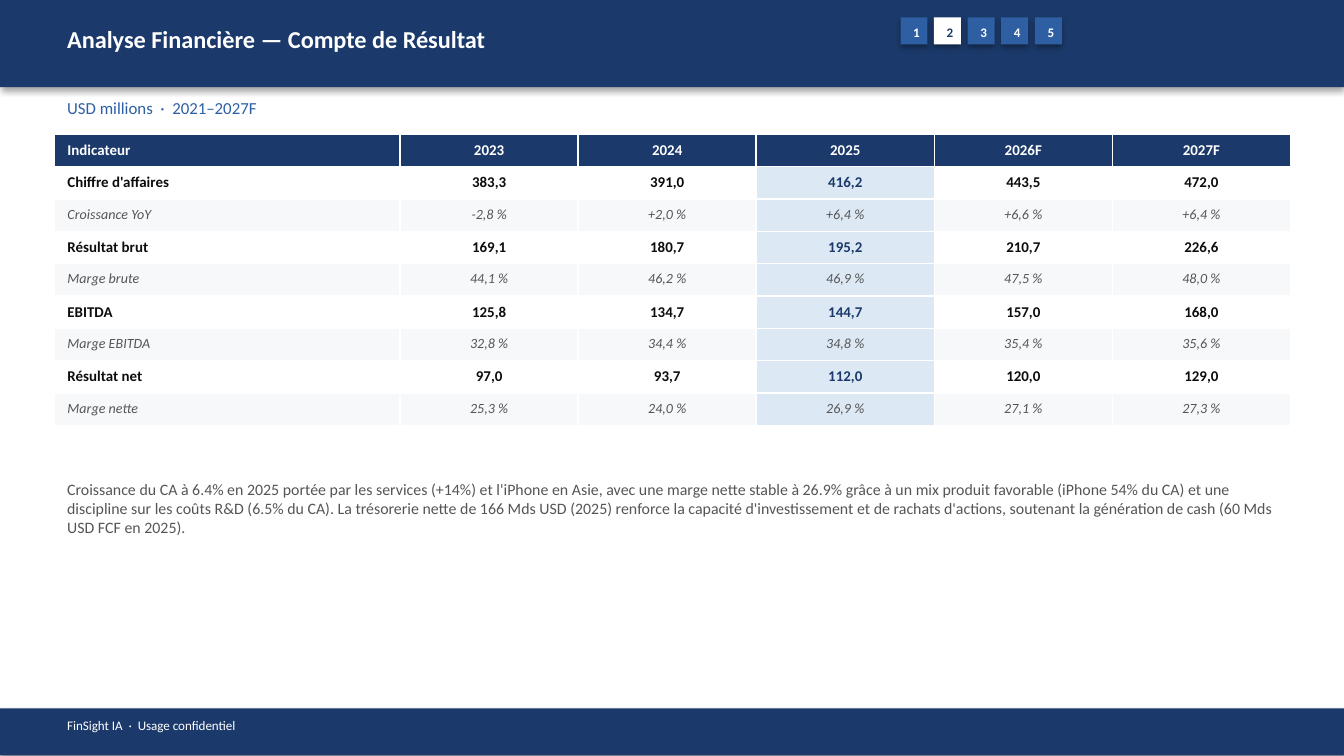
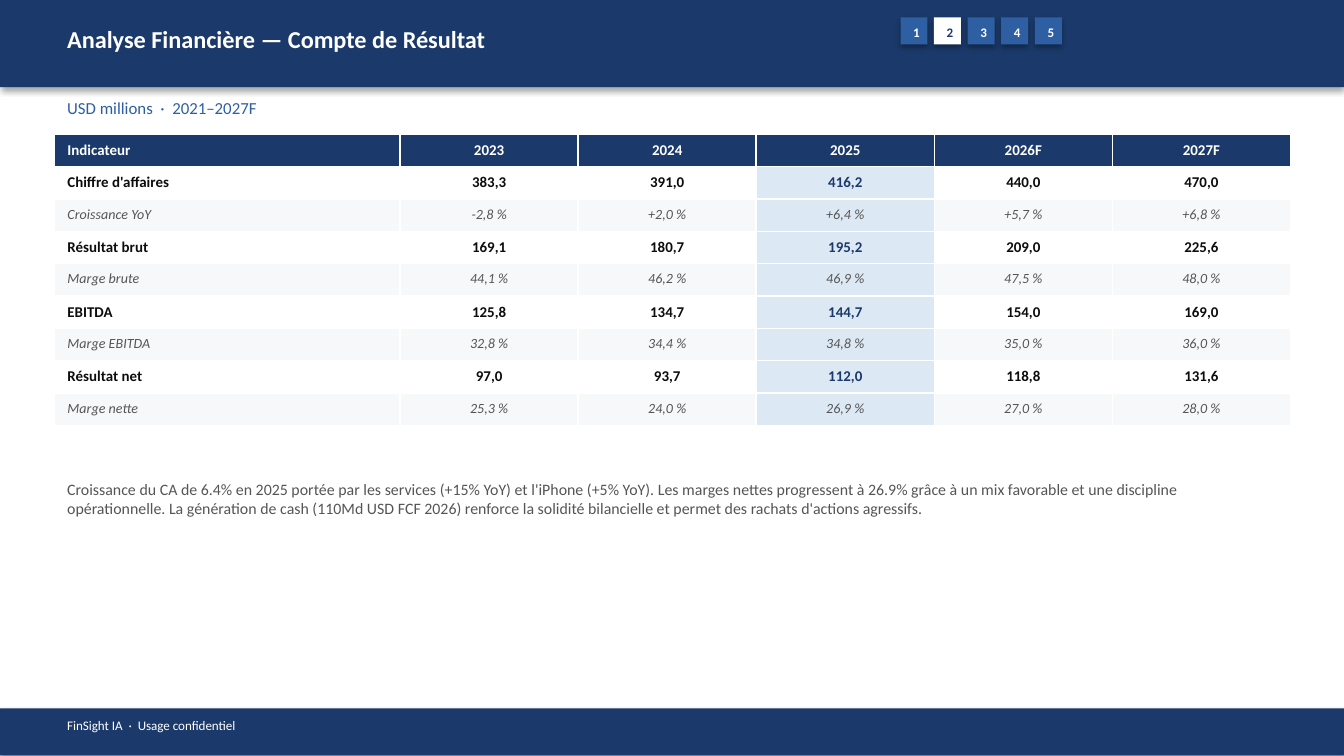
Before and after one commit to baptistejeh07-art/finsight-ia, a slide deck: slide 8 of preview/AAPL/AAPL_pitchbook.pptx. Drawn at 1344x756 pixels with LibreOffice and Linux fonts; fonts in the diff are those of the drawing. Boxes give left, top, right and bottom in pixels: in the first picture for what was removed or moved away, otherwise in the second. Text is boxed around its words. In the diff, an @@ line names an element or a change of style, - is before the commit and + after.

```diff
--- a/preview/AAPL/AAPL_pitchbook.pptx
+++ b/preview/AAPL/AAPL_pitchbook.pptx
@@ table at [54,134,1288,426] @@
-row 2, column 5: 443,5
+row 2, column 5: 440,0
-row 2, column 6: 472,0
+row 2, column 6: 470,0
-row 3, column 5: +6,6 %
+row 3, column 5: +5,7 %
-row 3, column 6: +6,4 %
+row 3, column 6: +6,8 %
-row 4, column 5: 210,7
+row 4, column 5: 209,0
-row 4, column 6: 226,6
+row 4, column 6: 225,6
-row 6, column 5: 157,0
+row 6, column 5: 154,0
-row 6, column 6: 168,0
+row 6, column 6: 169,0
-row 7, column 5: 35,4 %
+row 7, column 5: 35,0 %
-row 7, column 6: 35,6 %
+row 7, column 6: 36,0 %
-row 8, column 5: 120,0
+row 8, column 5: 118,8
-row 8, column 6: 129,0
+row 8, column 6: 131,6
-row 9, column 5: 27,1 %
+row 9, column 5: 27,0 %
-row 9, column 6: 27,3 %
+row 9, column 6: 28,0 %
@@ text at [67,483,1177,517]: text changed @@
-Croissance du CA à 6.4% en 2025 portée par les services (+14%) et l'iPhone en Asie, avec une marge nette stable à 26.9% grâce à un mix produit favorable (iPhone 54% du CA) et une discipline sur les coûts R&D (6.5% du CA). La trésorerie nette de 166 Mds USD (2025) renforce la capacité d'investissement et de rachats d'actions, soutenant la génération de cash (60 Mds USD FCF en 2025).
+Croissance du CA de 6.4% en 2025 portée par les services (+15% YoY) et l'iPhone (+5% YoY). Les marges nettes progressent à 26.9% grâce à un mix favorable et une discipline opérationnelle. La génération de cash (110Md USD FCF 2026) renforce la solidité bilancielle et permet des rachats d'actions agressifs.
```
Also in this commit, not shown: 14 other slides changed, 4 other files.
